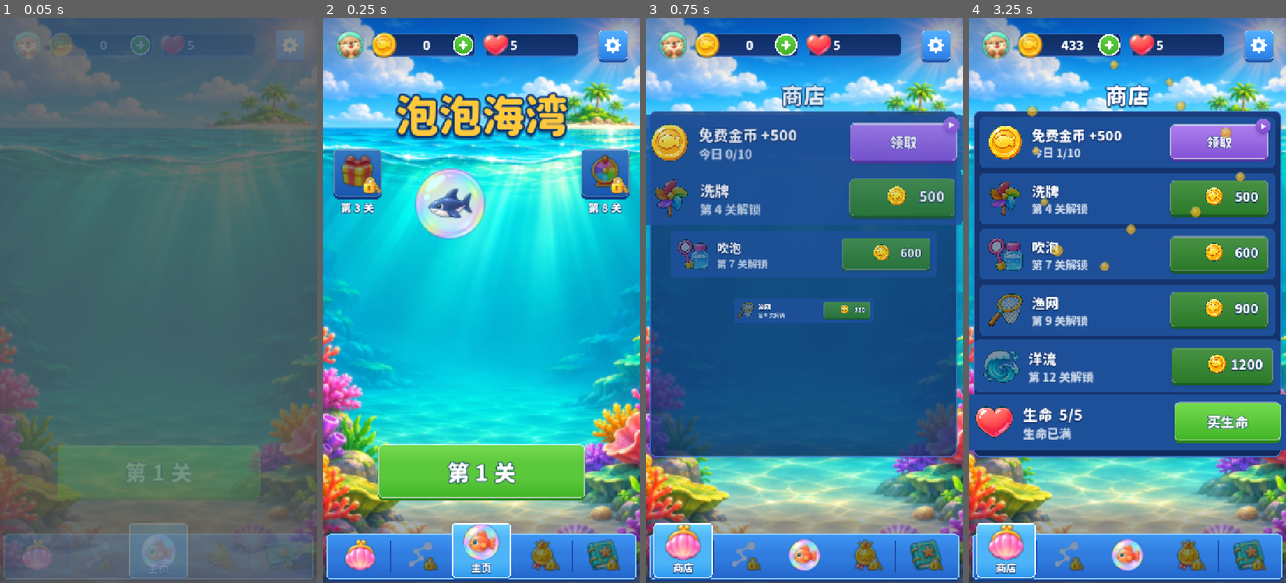
Above: before the commit, frames 1-4 (left to right).
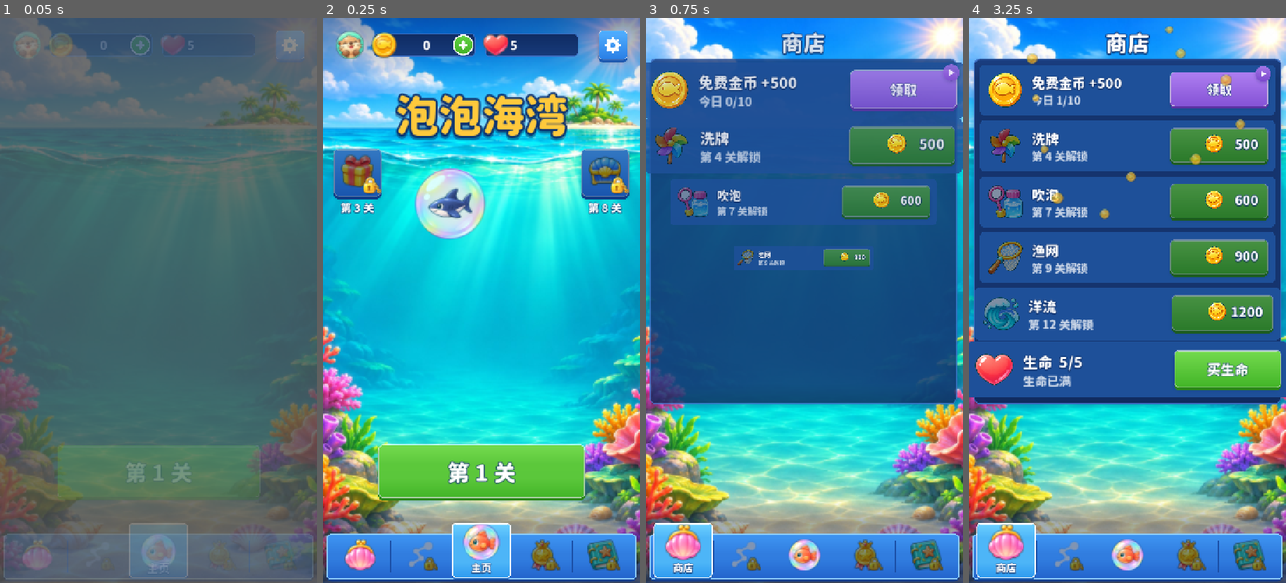
Above: after the commit, the same moments.

Repository: crazyniu/fishsort
Game: Godot game, scene res://scenes/main.tscn
Same seed, same stepped clock (60 frames per second), same inputs: the game is played once before the commit and once after it.
Inputs (mouse positions are in pixels of both pictures, inside the frame that each line leads up to):
- Up to frame 1 (0.05 s): no input
- Up to frame 2 (0.25 s): no input
- Up to frame 3 (0.75 s): click (747, 46) at 0.5 s
- Up to frame 4 (3.25 s): click (1070, 46) at 1.27 s; click "领取" at 2 s; click "看完（发奖励）" at 2.75 s

Frame 1 is identical in both runs. In frame 2, 0.4% of the frame differs, in the area x 83-94%, y 24-30%; in frame 3, 36%; in frame 4, 47%, in the area x 0-100%, y 0-79%.

Commit message:
feat(ui): 抽奖页改宝箱开箱、顶栏只在主页、图鉴页签修复、选关页返回键 (#38)
* fix(ui): 选关页顶部只留一个糖果风返回按钮，去掉白胶囊

Co-Authored-By: Claude Sonnet 5.5 <noreply@anthropic.com>

* level: 第 3–24 关分层遮挡，第 25 关起掉落

只改曲线与文档，关卡文件待在 Mac 上重新生成。

Co-Authored-By: Claude Fable 5.2 <noreply@anthropic.com>

* feat(ui): 抽奖页改成宝箱开箱，去掉概率入口；顶栏只在主页显示

Co-Authored-By: Claude Sonnet 5.5 <noreply@anthropic.com>

* docs: 界面规格流程（docs/08）、主页 UX 规格、主页美术需求

Co-Authored-By: Claude Sonnet 5.5 <noreply@anthropic.com>

* fix(ui): 抽奖页内容整体居中

Co-Authored-By: Claude Sonnet 5.5 <noreply@anthropic.com>

---------

Co-authored-by: Claude Sonnet 5.5 <noreply@anthropic.com>

Diff:
--- a/config/level_curve.json
+++ b/config/level_curve.json
@@ -7,8 +7,8 @@
   },
   "segments": [
     { "from": 3, "to": 10, "species": [4, 5], "fish": [24, 39], "cap": [0, 0], "layers": 2, "per": [2, 3], "slack": [0, 1] },
-    { "from": 11, "to": 15, "species": [5, 5], "fish": [42, 48], "cap": [12, 12], "layers": 1, "per": [2, 4], "slack": [1, 1] },
-    { "from": 16, "to": 24, "species": [5, 6], "fish": [48, 60], "cap": [12, 11], "layers": 1, "per": [2, 4], "slack": [1, 1] },
+    { "from": 11, "to": 15, "species": [5, 5], "fish": [42, 48], "cap": [0, 0], "layers": 3, "per": [2, 4], "slack": [1, 1] },
+    { "from": 16, "to": 24, "species": [5, 6], "fish": [48, 60], "cap": [0, 0], "layers": 3, "per": [2, 4], "slack": [1, 1] },
     { "from": 25, "to": 39, "species": [6, 6], "fish": [60, 69], "cap": [11, 10], "layers": 1, "per": [2, 4], "slack": [1, 2] },
     { "from": 40, "to": 59, "species": [6, 7], "fish": [69, 78], "cap": [10, 10], "layers": 1, "per": [2, 4], "slack": [1, 2] },
     { "from": 60, "to": 79, "species": [7, 7], "fish": [78, 84], "cap": [10, 9], "layers": 1, "per": [2, 5], "slack": [2, 2] },
@@ -18,7 +18,7 @@
   "unlock": { "chain": 16, "timer": 25, "fog": 40, "ice": 60, "big": 80, "pairs": 110 },
   "counts": { "chain": 1, "timer": 1, "fog": 0.25, "ice": 2, "big": 1, "pairs": 2 },
   "maxMechanics": 3,
-  "challenge": { "speciesPlus": [1, 2], "speciesPlusFrom": 60, "fishMul": 1.3, "fishMax": 126, "capMinus": 2, "capMin": 4, "coveredLevels": [5, 10], "slackPlus": 1 },
+  "challenge": { "speciesPlus": [1, 2], "speciesPlusFrom": 60, "fishMul": 1.3, "fishMax": 126, "capMinus": 2, "capMin": 4, "coveredLevels": [5, 10, 15, 20], "slackPlus": 1 },
   "ease": { "species": 1, "fish": 3, "cap": 1, "slack": 1 },
   "targets": { "start": 97, "end": 55, "first": 3, "last": 120, "tol": 6, "easyFrom": 90, "tutorialUntil": 2, "challengeDrop": 25, "challengeFloor": 25 },
   "gen": { "seeds": 45, "capMin": 4, "fishNudge": 3, "monotoneMargin": 3, "bot3Margin": 5, "variantMargin": 4, "runs": 40 }
--- a/i18n/strings.csv
+++ b/i18n/strings.csv
@@ -200,14 +200,13 @@
 H_MIN,%d 分钟,%d min
 H_ENTRY_LEVELS,选关,Levels
 H_TODAY_COUNT,今日 %d/%d,Today %d/%d
-H_SPINS_LEFT,剩余抽奖 %d 次,Spins left: %d
-H_SPIN,抽奖,Spin
-H_SPIN_ONE,抽一次,Spin once
+H_SPINS_LEFT,剩余开箱 %d 次,Chests left: %d
+H_SPIN,开箱,Open
+H_SPIN_ONE,开一个,Open one
 H_SHARE_PLUS,分享 +1,Share +1
 H_AD_PLUS,看广告 +1,Ad +1
-H_TEN_PULL,十连,Ten pulls
+H_TEN_PULL,十连开箱,Open ten
 H_BACK,返回,Back
-H_BACK_ARROW,‹ 返回,‹ Back
 H_REPLAY_HINT,重玩奖励 今日 %d/%d,Replay rewards %d/%d
 H_YOU_ARE_HERE,当前,Now
 UI_STAT_CLEAR,过关,Clear
--- a/src/ui/home_screen.gd
+++ b/src/ui/home_screen.gd
@@ -31,6 +31,7 @@
 var _tab: int = TAB_MAIN
 var _stage: Control
 var _page: Control
+var _top_root: Control
 var _tab_icons: Array[Control] = []
 var _tab_marks: Array[Control] = []
 var _tab_labels: Array[Label] = []
@@ -138,24 +139,29 @@
 
 func _build_top() -> void:
 	var mid: float = BAR_Y + BAR_H / 2.0
+	# 顶栏单独放一个容器：只有主页显示，其它页面保持干净
+	_top_root = Control.new()
+	_top_root.size = Vector2(W, TOP_H)
+	_top_root.mouse_filter = Control.MOUSE_FILTER_IGNORE
+	_stage.add_child(_top_root)
 	# 没有整条底板：头像、金币、生命、设置各自悬浮，只在最上面垫一层淡渐变
-	_add(_stage, UiKit.top_scrim(W + 800, BAR_Y + BAR_H + 50.0), Vector2(-400, 0))
+	_add(_top_root, UiKit.top_scrim(W + 800, BAR_Y + BAR_H + 50.0), Vector2(-400, 0))
 	var info: Dictionary = model.profile()
 	var avatar := UiKit.icon(str(info["avatar"]), 68)
-	_add(_stage, avatar, Vector2(30, mid - 34))
+	_add(_top_root, avatar, Vector2(30, mid - 34))
 	_hot(Vector2(24, mid - 40), Vector2(80, 80), func() -> void: MetaPopups.profile(self))
 	# 金币：胶囊 + 右端的加号，点了去商店
 	var coin: Dictionary = UiKit.capsule("res://assets/ui/coin.png", 240)
-	_add(_stage, coin["box"], Vector2(120, mid - 28))
+	_add(_top_root, coin["box"], Vector2(120, mid - 28))
 	_coin_label = coin["label"]
 	_coin_label.size.x -= 36.0
 	var plus := UiKit.badge("plus", 44)
-	_add(_stage, plus, Vector2(120 + 240 - 50, mid - 22))
+	_add(_top_root, plus, Vector2(120 + 240 - 50, mid - 22))
 	Anim.pulse(plus, 1.12, 1.4)
 	_hot(Vector2(120, mid - 30), Vector2(240, 60), go_tab.bind(TAB_SHOP))
 	# 生命：心形 + 数量 + 恢复倒计时，点了开生命弹窗
 	var life: Dictionary = UiKit.capsule("res://assets/ui/heart.png", 220)
-	_add(_stage, life["box"], Vector2(384, mid - 28))
+	_add(_top_root, life["box"], Vector2(384, mid - 28))
 	_life_label = life["label"]
 	_life_icon = (life["box"] as Control).get_child(1)
 	_life_label.horizontal_alignment = HORIZONTAL_ALIGNMENT_LEFT
@@ -164,14 +170,14 @@
 	_life_timer.horizontal_alignment = HORIZONTAL_ALIGNMENT_RIGHT
 	_life_timer.position = Vector2(384 + 108, mid - 28)
 	_life_timer.size = Vector2(104, 56)
-	_stage.add_child(_life_timer)
+	_top_root.add_child(_life_timer)
 	_hot(
 		Vector2(384, mid - 30),
 		Vector2(220, 60),
 		func() -> void: HomePopups.lives(self, refresh_top)
 	)
 	var gear := UiKit.badge("btn_gear", 68)
-	_add(_stage, gear, Vector2(W - 16 - 14 - 68, mid - 34))
+	_add(_top_root, gear, Vector2(W - 16 - 14 - 68, mid - 34))
 	_hot(
 		Vector2(W - 16 - 14 - 68 - 8, mid - 42),
 		Vector2(84, 84),
@@ -184,7 +190,7 @@
 	var hot := UiKit.hotspot(pos, area)
 	hot.pressed.connect(action)
 	Anim.press_fx(hot)
-	_stage.add_child(hot)
+	_top_root.add_child(hot)
 
 
 func _refresh_lives() -> void:
@@ -318,8 +324,12 @@
 		_page = _make_page(_tab)
 	var page: HomePage = _page as HomePage
 	page.host = self
-	page.size = Vector2(W, size.y - TOP_H - TABS_H)
-	_add(_stage, page, Vector2(0, TOP_H))
+	# 金币、生命、设置只在主页出现；其它页面不要顶栏，内容上移占满
+	var with_top: bool = _tab == TAB_MAIN
+	_top_root.visible = with_top
+	var top_h: float = TOP_H if with_top else 0.0
+	page.size = Vector2(W, size.y - top_h - TABS_H)
+	_add(_stage, page, Vector2(0, top_h))
 	_stage.move_child(page, 0)
 	page.build()
 	if animate:
--- a/src/ui/level_route.gd
+++ b/src/ui/level_route.gd
@@ -77,35 +77,12 @@
 	_scroll.scroll_vertical = int(maxf(0.0, focus - size.y * 0.62))
 
 
-## 顶部不放整条栏，让路线铺满屏幕：只有顶上一层很淡的渐变托底，
-## 左上悬一个返回胶囊，右上悬一个重玩奖励胶囊。
+## 顶部不放横幅，路线铺满屏幕，只在左上悬一个糖果风的返回按钮
 func _header(stage: Control) -> void:
-	HomePage.add_to(stage, UiKit.top_scrim(W + 800, 170), Vector2(-400, 0))
-	var back := _pill(tr("H_BACK_ARROW"), 150.0)
-	HomePage.add_to(stage, back, Vector2(24, 26))
-	var hot := UiKit.hotspot(Vector2(-8, -8), Vector2(166, 88))
-	hot.pressed.connect(close)
-	Anim.press_fx(hot)
-	back.add_child(hot)
-	# 重玩每天前 5 次给奖励
-	var hint: String = tr("H_REPLAY_HINT") % [_model.replay_used(), _model.replay_cap()]
-	HomePage.add_to(stage, _pill(hint, 330.0), Vector2(W - 24.0 - 330.0, 26))
-
-
-## 悬浮的白色胶囊：白底深蓝字，不描边
-func _pill(caption: String, width: float) -> Control:
-	var box := Control.new()
-	box.size = Vector2(width, 72)
-	box.pivot_offset = box.size / 2.0
-	var chip := UiKit.piece("chip")
-	chip.size = box.size
-	box.add_child(chip)
-	var text := UiKit.text(caption, 26, UiKit.INK)
-	text.size = box.size
-	text.horizontal_alignment = HORIZONTAL_ALIGNMENT_CENTER
-	text.vertical_alignment = VERTICAL_ALIGNMENT_CENTER
-	box.add_child(text)
-	return box
+	var back := UiKit.button(tr("H_BACK"), UiKit.BLUE, 30)
+	back.pressed.connect(close)
+	Anim.press_fx(back)
+	HomePage.add_to(stage, back, Vector2(24, 24), Vector2(150, 70))
 
 
 func close() -> void:
--- a/src/ui/main_page.gd
+++ b/src/ui/main_page.gd
@@ -48,7 +48,7 @@
 func _build_entries() -> void:
 	# 主页两侧只留签到和抽奖；选关在底栏，技能在商店
 	var left: Array = [["signin", "res://assets/ui/gift.png", "UI_SIGNIN", _open_signin]]
-	var right: Array = [["wheel", "res://assets/ui/tab_wheel.png", "H_FEAT_WHEEL", _open_wheel]]
+	var right: Array = [["wheel", "res://assets/ui/chest_closed.png", "H_FEAT_WHEEL", _open_wheel]]
 	for i: int in left.size():
 		_entry(left[i], Vector2(30, 190 + i * 170))
 	for i: int in right.size():
--- a/src/ui/wheel_page.gd
+++ b/src/ui/wheel_page.gd
@@ -1,48 +1,52 @@
 class_name WheelPage
 extends HomePage
-## 抽奖页（docs/01 §5.5）：转盘 + 剩余次数 + 抽奖按钮（免费、分享、广告、金币、十连）+ 概率表。
-## 旋转先快后慢缓停在结果扇区，沿途滴答；停下后弹开奖。
-
-const RADIUS := 250.0
-const SPIN_TIME := 4.2
-const TURNS := 5
-
-var wheel: WheelView
+## 抽奖页（docs/01 §5.5）：一只宝箱 + 剩余次数 + 开箱按钮（免费、分享、广告、金币、十连）。
+## 页面只留这些：不放顶栏，也不展示概率。
+## 开箱：宝箱左右晃动、越晃越大 → 盖子弹开冒星光 → 弹出开奖。
+
+const CHEST_SIDE := 260.0
+const SHAKE_TIME := 0.9
+const TEN_SHAKE_TIME := 1.3
+const SHAKE_STEPS := 8
 
 var _model: HomeModel
 var _controls: Control
-var _spinning: bool = false
-var _tick_pitch: float = 1.0
+var _chest: Control
+var _closed: TextureRect
+var _open: TextureRect
+var _busy: bool = false
+var _controls_top: float = 0.0
 
 
 func build() -> void:
 	_model = host.model
-	title(tr("H_TAB_WHEEL"))
-	# 抽奖是主页的子页面，左上角返回
-	btn(self, tr("H_BACK"), UiKit.BLUE, Vector2(30, 22), Vector2(130, 56), _on_back, 26)
-	var odds := btn(
-		self,
-		tr("H_ODDS"),
-		UiKit.BLUE,
-		Vector2(W - 30.0 - 130.0, 22),
-		Vector2(130, 56),
-		_on_odds,
-		26
-	)
-	odds.tooltip_text = tr("H_ODDS")
-	wheel = WheelView.new().setup(_model.wheel(), RADIUS)
-	add(wheel, Vector2((W - wheel.size.x) / 2.0, 80))
-	wheel.ticked.connect(_on_tick)
-	Anim.pop_in(wheel, 0.05, 0.4)
-	_build_controls()
+	# 抽奖是主页的子页面，左上角糖果风返回键
+	btn(self, tr("H_BACK"), UiKit.BLUE, Vector2(24, 24), Vector2(150, 70), _on_back, 30)
+	# 整组内容在页面里垂直居中
+	var top: float = maxf(120.0, (size.y - 640.0) / 2.0)
+	_chest = Control.new()
+	_chest.size = Vector2(CHEST_SIDE, CHEST_SIDE)
+	_chest.pivot_offset = _chest.size / 2.0
+	add(_chest, Vector2((W - CHEST_SIDE) / 2.0, top))
+	_closed = UiKit.icon("res://assets/ui/chest_closed.png", CHEST_SIDE)
+	_chest.add_child(_closed)
+	_open = UiKit.icon("res://assets/ui/chest_open.png", CHEST_SIDE)
+	_open.visible = false
+	_chest.add_child(_open)
+	Anim.pop_in(_chest, 0.05, 0.4)
+	Anim.bob(_chest, 8.0, 2.4)
+	_build_controls(top + CHEST_SIDE + 16.0)
 
 
 func _on_back() -> void:
-	if not _spinning:
+	if not _busy:
 		host.go_tab(HomeScreen.TAB_MAIN)
 
 
-func _build_controls() -> void:
+## y 是「剩余次数」文字的位置，按钮顺着往下排
+func _build_controls(y: float = -1.0) -> void:
+	if y >= 0.0:
+		_controls_top = y
 	if _controls != null:
 		_controls.queue_free()
 	_controls = Control.new()
@@ -51,49 +55,61 @@
 	add_child(_controls)
 	var left: int = _model.spins_left()
 	var count := UiKit.label(tr("H_SPINS_LEFT") % left, 32, UiKit.GOLD if left > 0 else Color.WHITE)
-	add_to(_controls, count, Vector2(0, 664), Vector2(W, 44))
+	add_to(_controls, count, Vector2(0, _controls_top), Vector2(W, 44))
+	var row_y: float = _controls_top + 64.0
 	var main: KitButton
 	if left > 0:
 		main = btn(
-			_controls, tr("H_SPIN"), UiKit.GREEN, Vector2(135, 716), Vector2(480, 100), spin, 44
+			_controls, tr("H_SPIN"), UiKit.GREEN, Vector2(155, row_y), Vector2(440, 96), spin, 42
 		)
 		Anim.pulse(main, 1.04, 1.1)
 	else:
 		main = btn(
-			_controls, tr("H_SPIN_ONE"), UiKit.GREEN, Vector2(135, 716), Vector2(480, 100), spin, 36
+			_controls,
+			tr("H_SPIN_ONE"),
+			UiKit.GREEN,
+			Vector2(155, row_y),
+			Vector2(440, 96),
+			spin,
+			34
 		)
 		coin_price(main, _model.price("spin"))
-	main.disabled = _spinning
+	main.disabled = _busy
+	row_y += 116.0
 	var share := btn(
 		_controls,
 		tr("H_SHARE_PLUS") + "  %d/%d" % [_model.spin_share_left(), _model.spin_share_cap()],
 		UiKit.BLUE,
-		Vector2(30, 838),
-		Vector2(335, 84),
+		Vector2(70, row_y),
+		Vector2(290, 72),
 		_on_share,
-		28
+		26
 	)
-	share.disabled = _model.spin_share_left() <= 0
+	share.disabled = _model.spin_share_left() <= 0 or _busy
 	if Ads.available():
 		var ad := btn(
 			_controls,
 			tr("H_AD_PLUS") + "  %d/%d" % [_model.spin_ad_left(), _model.spin_ad_cap()],
 			UiKit.PURPLE,
-			Vector2(385, 838),
-			Vector2(335, 84),
+			Vector2(390, row_y),
+			Vector2(290, 72),
 			_on_ad,
-			28
+			26
 		)
 		ad_badge(ad)
-		ad.disabled = _model.spin_ad_left() <= 0
+		ad.disabled = _model.spin_ad_left() <= 0 or _busy
+	row_y += 92.0
 	var ten := btn(
-		_controls, tr("H_TEN_PULL"), UiKit.ORANGE, Vector2(30, 944), Vector2(690, 84), _on_ten, 34
+		_controls,
+		tr("H_TEN_PULL"),
+		UiKit.ORANGE,
+		Vector2(155, row_y),
+		Vector2(440, 80),
+		_on_ten,
+		32
 	)
 	coin_price(ten, _model.price("ten"))
-
-
-func _on_odds() -> void:
-	MetaPopups.odds(host)
+	ten.disabled = _busy
 
 
 func _on_share() -> void:
@@ -108,9 +124,9 @@
 		_build_controls()
 
 
-## 抽一次。没有存下的次数时用金币买；金币不够弹金币不足
+## 开一次。没有存下的次数时用金币买；金币不够弹金币不足
 func spin() -> void:
-	if _spinning:
+	if _busy:
 		return
 	var pay_coins: bool = _model.spins_left() <= 0
 	if pay_coins and not _model.can_afford(_model.price("spin")):
@@ -121,9 +137,9 @@
 	if result.is_empty():
 		return
 	host.refresh_top()
-	_spinning = true
-	_build_controls()
-	_rotate_to(int(result["index"]), SPIN_TIME, TURNS, _show_prize.bind(result))
+	_busy = true
+	_build_controls()
+	_open_chest(SHAKE_TIME, _show_prize.bind(result))
 
 
 func _after_coins() -> void:
@@ -132,7 +148,7 @@
 
 
 func _on_ten() -> void:
-	if _spinning:
+	if _busy:
 		return
 	if not _model.can_afford(_model.price("ten")):
 		Audio.sfx(&"error")
@@ -142,44 +158,51 @@
 	if prizes.is_empty():
 		return
 	host.refresh_top()
-	_spinning = true
-	_build_controls()
-	_rotate_to(
-		int((prizes[prizes.size() - 1] as Dictionary)["index"]), 1.8, 2, _show_ten.bind(prizes)
+	_busy = true
+	_build_controls()
+	_open_chest(TEN_SHAKE_TIME, _show_ten.bind(prizes))
+
+
+## 晃动越来越大 → 盖子弹开 → 停一下再开奖
+func _open_chest(time: float, done: Callable) -> void:
+	var tw: Tween = create_tween()
+	for i: int in SHAKE_STEPS:
+		var deg: float = lerpf(3.0, 12.0, float(i) / (SHAKE_STEPS - 1.0))
+		deg *= 1.0 if i % 2 == 0 else -1.0
+		tw.tween_callback(Audio.sfx.bind(&"click", 0.9 + i * 0.06))
+		tw.tween_property(_chest, "rotation_degrees", deg, time / SHAKE_STEPS).set_trans(
+			Tween.TRANS_SINE
+		)
+	tw.tween_property(_chest, "rotation_degrees", 0.0, 0.08)
+	tw.tween_callback(_pop_open)
+	tw.tween_interval(0.5)
+	tw.tween_callback(done)
+
+
+func _pop_open() -> void:
+	_closed.visible = false
+	_open.visible = true
+	Audio.sfx(&"coin")
+	Anim.squash(_chest, 0.16)
+	var center: Vector2 = _chest.position + _chest.size / 2.0 - Vector2(0, 40)
+	Anim.burst(
+		self, center, 16, "res://assets/ui/star.png", 460, 900, Vector2(26, 46), 0.9, 44, true
 	)
 
 
-## 转到 index 号扇区正对指针：先快后慢缓停，沿途滴答
-func _rotate_to(index: int, time: float, turns: int, done: Callable) -> void:
-	var seg: float = TAU / _model.wheel().size()
-	var want: float = fposmod(-index * seg - wheel.rot, TAU)
-	var jitter: float = randf_range(-0.3, 0.3) * seg
-	var target: float = wheel.rot + TAU * turns + want + jitter
-	_tick_pitch = 1.0
-	var tw: Tween = create_tween()
-	tw.tween_property(wheel, "rot", target, time).set_trans(Tween.TRANS_QUART).set_ease(
-		Tween.EASE_OUT
-	)
-	tw.tween_callback(done)
-
-
-func _on_tick() -> void:
-	Audio.sfx(&"click", _tick_pitch)
-	_tick_pitch = minf(1.5, _tick_pitch + 0.004)
-
-
-func _finish_spin() -> void:
-	_spinning = false
-	Anim.bounce(wheel, 1.04, 0.25)
+func _finish() -> void:
+	_busy = false
+	_closed.visible = true
+	_open.visible = false
 	host.refresh_top()
 	_build_controls()
 
 
 func _show_prize(prize: Dictionary) -> void:
-	_finish_spin()
+	_finish()
 	MetaPopups.prize_reveal(host, [prize], tr("H_CONGRATS"))
 
 
 func _show_ten(prizes: Array) -> void:
-	_finish_spin()
+	_finish()
 	MetaPopups.prize_reveal(host, prizes, tr("H_TEN_TITLE"))
--- a/src/ui/wheel_view.gd
+++ /dev/null
@@ -1,118 +0,0 @@
-class_name WheelView
-extends Control
-## 转盘本体：色块扇区随 rot 转动，奖品图标和文字始终摆正，只沿圆周移动（汉字不旋转）。
-## 指针固定在正上方；旋转越过一个扇区分界就发一次 ticked 信号（播滴答声、指针弹一下）。
-
-signal ticked
-
-const SEG_COLORS: Array[Color] = [Color("3C97F4"), Color("1B54B0")]
-const RIM := Color("0F2F6E")
-const HUB := Color("FFC93C")
-
-var rot: float = 0.0:
-	set(value):
-		rot = value
-		_place_items()
-		queue_redraw()
-
-var _segments: Array = []
-var _radius: float = 250.0
-var _items: Array[Control] = []
-var _last_tick: int = 0
-var _pointer: Control
-
-
-func setup(segments: Array, radius: float) -> WheelView:
-	_segments = segments
-	_radius = radius
-	size = Vector2(radius * 2.0 + 40.0, radius * 2.0 + 70.0)
-	pivot_offset = size / 2.0
-	for i: int in segments.size():
-		var item := Control.new()
-		item.mouse_filter = Control.MOUSE_FILTER_IGNORE
-		item.size = Vector2(110, 110)
-		item.pivot_offset = item.size / 2.0
-		var prize: Dictionary = segments[i]
-		var icon := UiKit.icon(HomePrize.icon_path(prize), 54)
-		icon.modulate = HomePrize.tint(prize)
-		icon.position = Vector2(28, 0)
-		item.add_child(icon)
-		var text := UiKit.label(HomePrize.short(prize), 24)
-		text.position = Vector2(0, 62)
-		text.size = Vector2(110, 34)
-		item.add_child(text)
-		add_child(item)
-		_items.append(item)
-	_build_pointer()
-	_place_items()
-	return self
-
-
-func _center() -> Vector2:
-	return Vector2(size.x / 2.0, _radius + 52.0)
-
-
-func _seg_angle() -> float:
-	return TAU / maxf(1.0, _segments.size())
-
-
-func _build_pointer() -> void:
-	# 指针：红色实心水滴指向转盘，挂在转盘上沿
-	_pointer = Control.new()
-	_pointer.size = Vector2(56, 70)
-	_pointer.pivot_offset = Vector2(28, 14)
-	_pointer.position = Vector2(size.x / 2.0 - 28.0, 0)
-	_pointer.mouse_filter = Control.MOUSE_FILTER_IGNORE
-	_pointer.draw.connect(_draw_pointer)
-	add_child(_pointer)
-	_pointer.z_index = 2
-
-
-func _draw_pointer() -> void:
-	var pts := PackedVector2Array([Vector2(4, 12), Vector2(52, 12), Vector2(28, 66)])
-	_pointer.draw_colored_polygon(pts, UiKit.RED)
-	_pointer.draw_circle(Vector2(28, 22), 22.0, UiKit.RED)
-	_pointer.draw_circle(Vector2(28, 22), 9.0, Color.WHITE)
-
-
-func _place_items() -> void:
-	var seg: float = _seg_angle()
-	for i: int in _items.size():
-		var a: float = rot + i * seg
-		var dir := Vector2(sin(a), -cos(a))
-		_items[i].position = _center() + dir * _radius * 0.64 - _items[i].size / 2.0
-	# 越过扇区分界：滴答 + 指针弹一下
-	var tick: int = int(floor(rot / seg + 0.5))
-	if tick != _last_tick:
-		_last_tick = tick
-		ticked.emit()
-		if _pointer != null:
-			_pointer.rotation = deg_to_rad(-16.0)
-			_pointer.create_tween().tween_property(_pointer, "rotation", 0.0, 0.1)
-
-
-func _draw() -> void:
-	var c: Vector2 = _center()
-	var seg: float = _seg_angle()
-	draw_circle(c + Vector2(0, 8), _radius + 18.0, Color(0.02, 0.1, 0.3, 0.35))
-	draw_circle(c, _radius + 14.0, RIM)
-	for i: int in _segments.size():
-		var a0: float = rot + (i - 0.5) * seg
-		var pts := PackedVector2Array([c])
-		for k: int in 13:
-			var a: float = a0 + seg * k / 12.0
-			pts.append(c + Vector2(sin(a), -cos(a)) * _radius)
-		var tone: int = int((_segments[i] as Dictionary)["tone"])
-		draw_colored_polygon(pts, SEG_COLORS[tone])
-	# 扇区分隔线
-	for i: int in _segments.size():
-		var a: float = rot + (i - 0.5) * seg
-		draw_line(c, c + Vector2(sin(a), -cos(a)) * _radius, Color(1, 1, 1, 0.35), 3.0, true)
-	draw_arc(c, _radius + 7.0, 0.0, TAU, 96, Color("5FB4FF"), 6.0, true)
-	# 轮缘上的小灯
-	for i: int in _segments.size():
-		var a: float = rot * 0.0 + (i - 0.5) * seg
-		draw_circle(c + Vector2(sin(a), -cos(a)) * (_radius + 7.0), 6.0, HUB)
-	draw_circle(c, 44.0, RIM)
-	draw_circle(c, 36.0, HUB)
-	draw_circle(c, 14.0, Color.WHITE)
Not shown, removed: src/ui/wheel_view.gd.uid
Not shown, changed: CLAUDE.md
Not shown, added: art/briefs/batch4_home.md
Not shown, changed: docs/01-玩法设计.md
Not shown, added: docs/08-界面规格流程.md
Not shown, added: docs/ux/home.md
